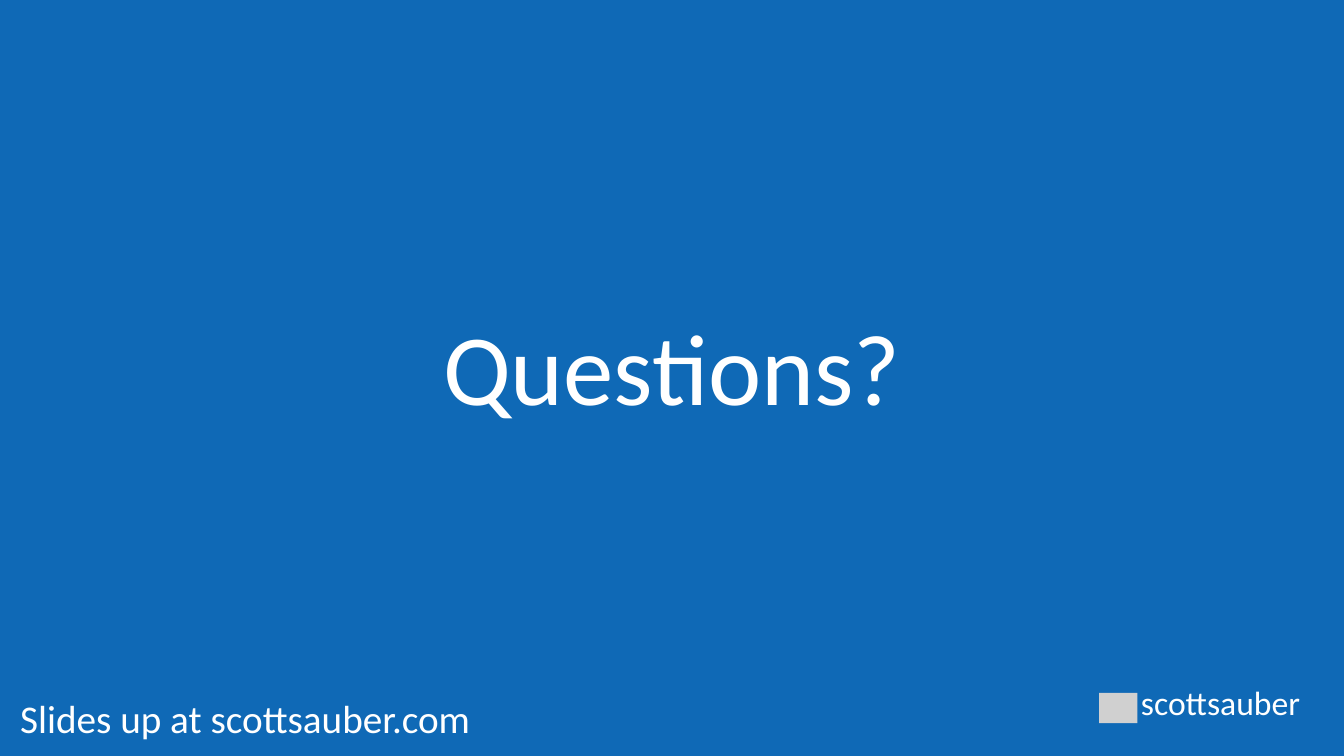
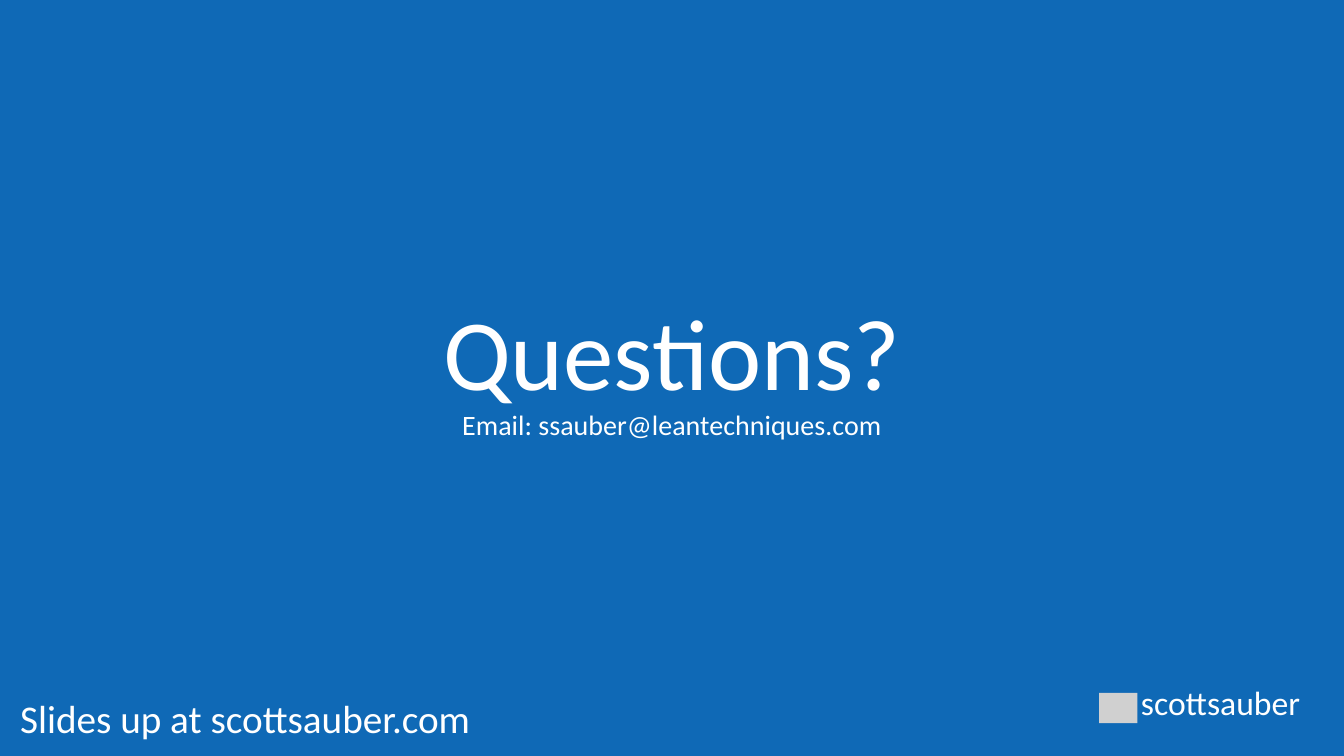
Before and after one commit to scottsauber/talks, a slide deck: slide 49 of 2023-11-09-JetBrains-TDDWithBlazor/TDD with Blazor.pptx. Drawn at 1344x756 pixels with LibreOffice and Linux fonts; fonts in the diff are those of the drawing; grey boxes stand for pictures. Boxes give left, top, right and bottom in pixels: in the first picture for what was removed or moved away, otherwise in the second. Text is boxed around its words. In the diff, an @@ line names an element or a change of style, - is before the commit and + after.

```diff
--- a/2023-11-09-JetBrains-TDDWithBlazor/TDD with Blazor.pptx
+++ b/2023-11-09-JetBrains-TDDWithBlazor/TDD with Blazor.pptx
@@ title at (443, 320, 900, 440): text changed; size 72 to 20 pt @@
-Questions?
+Questions?
+Email: ssauber@leantechniques.com
```
Also in this commit, not shown: 1 other slide changed.
